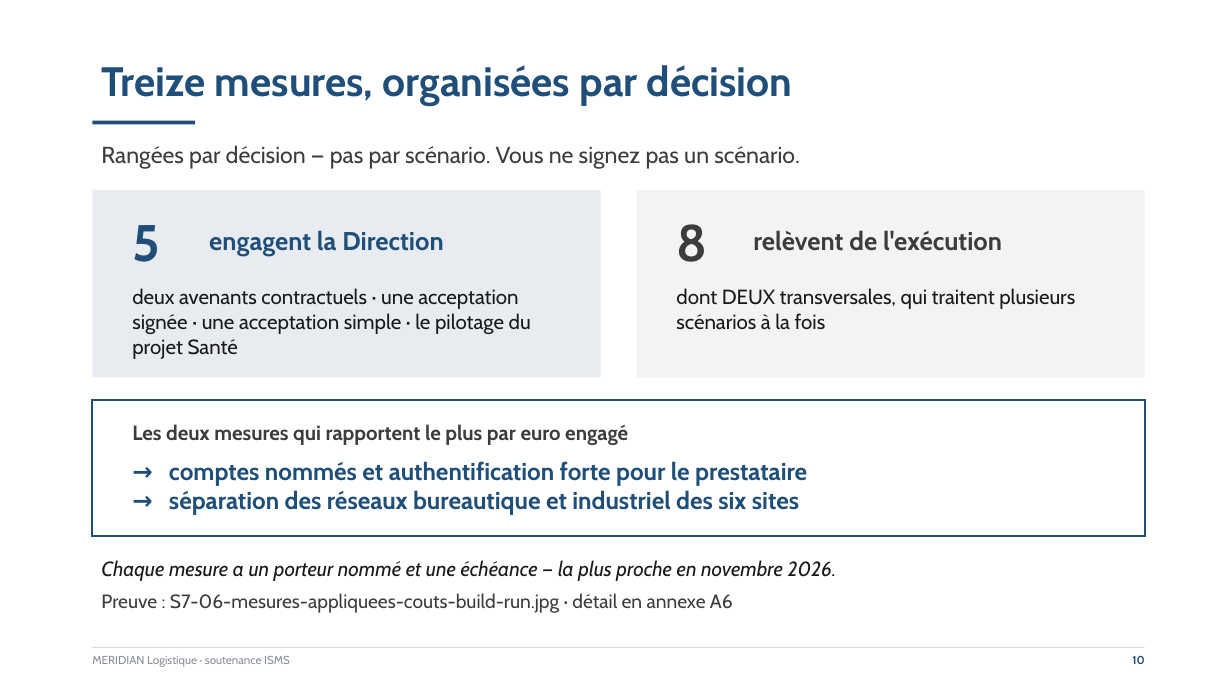
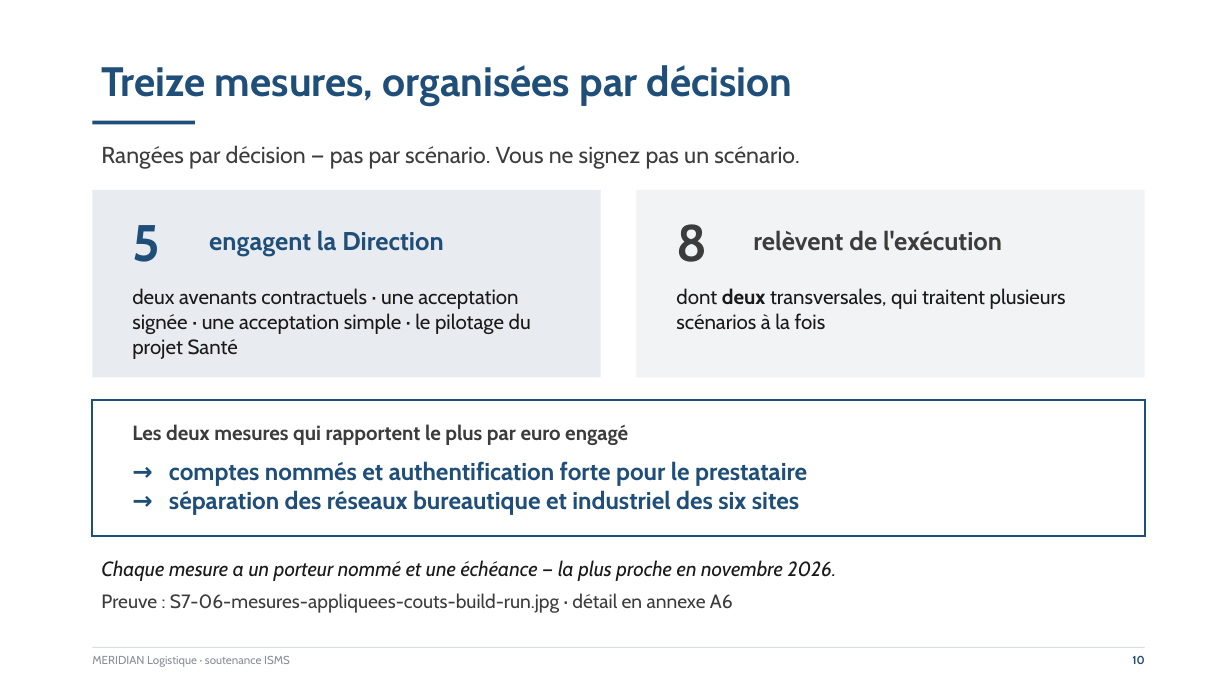
Before and after one commit to Override-6/ISMS-cours, a slide deck: slide 10 of meridian.pptx. Drawn at 1232x693 pixels with LibreOffice and Linux fonts; fonts in the diff are those of the drawing. Boxes give left, top, right and bottom in pixels: in the first picture for what was removed or moved away, otherwise in the second. Text is boxed around its words. In the diff, an @@ line names an element or a change of style, - is before the commit and + after.

```diff
--- a/meridian.pptx
+++ b/meridian.pptx
@@ text at [676, 288, 1066, 329]: text changed @@
-dont DEUX transversales, qui traitent plusieurs scénarios à la fois
+dont deux transversales, qui traitent plusieurs scénarios à la fois
```
Also in this commit, not shown: 5 other slides changed.
